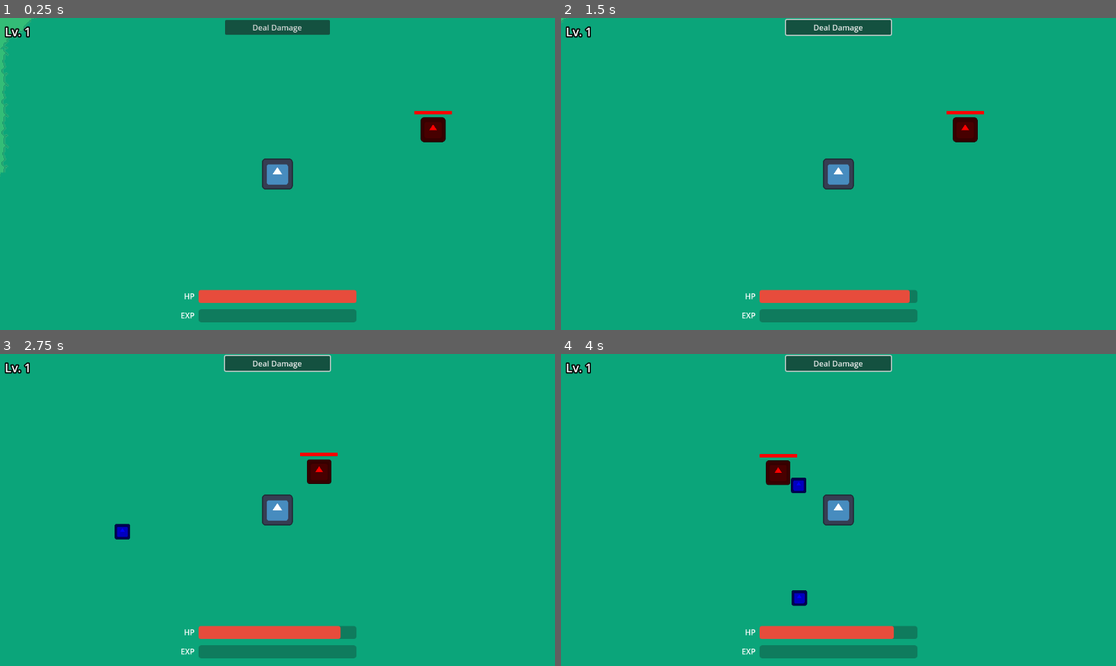
Above: before the commit, frames 1-4 (two rows, left to right).
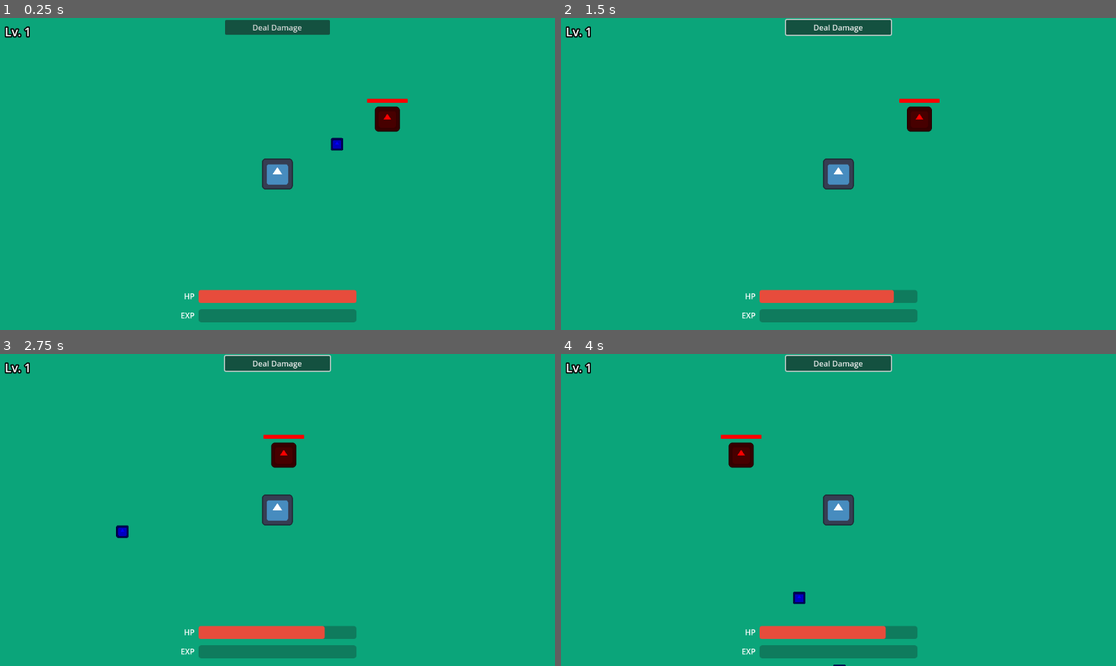
Above: after the commit, the same moments.

Repository: david8zhang/magical-researcher
Game: Godot game, scene res://scenes/Main.tscn
Two runs of this game, one before a commit and one after it. Both use one fixed random seed, a clock stepped at 60 frames per second and the inputs below. The engine's default icon, where the game draws it, is replaced by a stand-in: a white triangle on a blue panel in a dark square.
Inputs (mouse positions are in pixels of both pictures, inside the frame that each line leads up to):
- Up to frame 1 (0.25 s): no input
- Up to frame 2 (1.5 s): click "Deal Damage" at 0.5 s; move the mouse to (960, 158) at 1.27 s; hold D (move_right) from 1.28 s (still down); click (960, 158) at 1.42 s
- Up to frame 3 (2.75 s): release D (move_right) at 2 s; drag from (166, 525) to (294, 488) at 2.02 s
- Up to frame 4 (4 s): move the mouse to (894, 441) at 2.77 s; hold D (move_right) 2.78-3.5 s; drag from (810, 572) to (672, 463) at 3.52 s

The runs differ from the first frame. In frame 1, 1.6% of the frame differs, in the area x 0-82%, y 0-51%; in frame 2, 1.0%; in frame 3, 1.1%; in frame 4, 1.2%.

Commit message:
fix forest tileset, fix some sizing issues

Diff:
--- a/prefabs/Player.tscn
+++ b/prefabs/Player.tscn
@@ -4,7 +4,7 @@
 [ext_resource type="Script" path="res://scripts/Player.gd" id="1_oyscp"]
 
 [sub_resource type="RectangleShape2D" id="RectangleShape2D_ctlwm"]
-size = Vector2(64, 64)
+size = Vector2(32, 32)
 
 [sub_resource type="StyleBoxFlat" id="StyleBoxFlat_cpirc"]
 bg_color = Color(0.905882, 0.298039, 0.235294, 1)
@@ -25,7 +25,7 @@
 script = ExtResource("1_oyscp")
 
 [node name="Sprite2D" type="Sprite2D" parent="."]
-scale = Vector2(0.5, 0.5)
+scale = Vector2(0.25, 0.25)
 texture = ExtResource("1_lsuk0")
 
 [node name="CollisionShape2D" type="CollisionShape2D" parent="."]
--- a/prefabs/enemies/BasicEnemy.tscn
+++ b/prefabs/enemies/BasicEnemy.tscn
@@ -5,7 +5,7 @@
 [ext_resource type="PackedScene" uid="uid://bvhyeul1hncre" path="res://prefabs/enemies/BasicEnemyAI.tscn" id="2_e4t6s"]
 
 [sub_resource type="RectangleShape2D" id="RectangleShape2D_s3gvr"]
-size = Vector2(52, 52)
+size = Vector2(26, 26)
 
 [sub_resource type="StyleBoxFlat" id="StyleBoxFlat_fay81"]
 bg_color = Color(1, 0, 0, 1)
@@ -18,22 +18,22 @@
 script = ExtResource("1_dablm")
 
 [node name="BasicEnemyAI" parent="." node_paths=PackedStringArray("blackboard", "actor") instance=ExtResource("2_e4t6s")]
-blackboard = NodePath("@Node@20029")
+blackboard = NodePath("@Node@96989")
 actor = NodePath("..")
 
 [node name="Sprite2D" type="Sprite2D" parent="."]
 self_modulate = Color(1, 0, 0, 1)
-scale = Vector2(0.4, 0.4)
+scale = Vector2(0.2, 0.2)
 texture = ExtResource("1_ck1wg")
 
 [node name="CollisionShape2D" type="CollisionShape2D" parent="."]
 shape = SubResource("RectangleShape2D_s3gvr")
 
 [node name="ProgressBar" type="ProgressBar" parent="."]
-offset_left = -39.0
-offset_top = -39.0
-offset_right = 39.0
-offset_bottom = -32.0
+offset_left = -21.0
+offset_top = -21.0
+offset_right = 21.0
+offset_bottom = -17.0
 theme_override_styles/fill = SubResource("StyleBoxFlat_fay81")
 max_value = 20.0
 step = 1.0
--- a/prefabs/spells/BasicSpellProjectile.tscn
+++ b/prefabs/spells/BasicSpellProjectile.tscn
@@ -4,7 +4,7 @@
 [ext_resource type="Script" path="res://scripts/BasicSpellProjectile.gd" id="1_kmpqu"]
 
 [sub_resource type="RectangleShape2D" id="RectangleShape2D_0g5kt"]
-size = Vector2(32, 32)
+size = Vector2(12, 12)
 
 [node name="BasicSpellProjectile" type="RigidBody2D"]
 collision_layer = 0
@@ -21,7 +21,7 @@
 
 [node name="Sprite2D" type="Sprite2D" parent="Detector"]
 self_modulate = Color(0, 0, 1, 1)
-scale = Vector2(0.25, 0.25)
+scale = Vector2(0.1, 0.1)
 texture = ExtResource("1_b3uvf")
 
 [node name="CollisionShape2D" type="CollisionShape2D" parent="Detector"]
--- a/scenes/Main.tscn
+++ b/scenes/Main.tscn
@@ -8,7 +8,7 @@
 [ext_resource type="Script" path="res://scripts/ProcGenMap.gd" id="4_34inj"]
 [ext_resource type="PackedScene" uid="uid://8ci0q8sn5c17" path="res://prefabs/enemies/BasicEnemy.tscn" id="5_a6b1e"]
 
-[sub_resource type="TileSetAtlasSource" id="TileSetAtlasSource_kslaa"]
+[sub_resource type="TileSetAtlasSource" id="TileSetAtlasSource_0xgob"]
 texture = ExtResource("3_8bm7q")
 texture_region_size = Vector2i(32, 32)
 0:0/0 = 0
@@ -24,6 +24,8 @@
 10:0/0 = 0
 11:0/0 = 0
 12:0/0 = 0
+13:0/0 = 0
+14:0/0 = 0
 0:1/0 = 0
 1:1/0 = 0
 2:1/0 = 0
@@ -37,26 +39,23 @@
 10:1/0 = 0
 11:1/0 = 0
 12:1/0 = 0
+13:1/0 = 0
+14:1/0 = 0
 0:2/0 = 0
 1:2/0 = 0
 2:2/0 = 0
 3:2/0 = 0
 4:2/0 = 0
-5:2/0 = 0
-6:2/0 = 0
-7:2/0 = 0
-8:2/0 = 0
 
 [sub_resource type="TileSet" id="TileSet_iyu7n"]
 tile_size = Vector2i(32, 32)
-sources/0 = SubResource("TileSetAtlasSource_kslaa")
+sources/0 = SubResource("TileSetAtlasSource_0xgob")
 
 [node name="Main" type="Node2D"]
 script = ExtResource("1_56j8m")
 
 [node name="TileMap" type="TileMap" parent="."]
 position = Vector2(1, 1)
-scale = Vector2(2, 2)
 tile_set = SubResource("TileSet_iyu7n")
 format = 2
 script = ExtResource("4_34inj")
@@ -68,6 +67,7 @@
 slide_on_ceiling = false
 
 [node name="Camera2D" type="Camera2D" parent="Player"]
+zoom = Vector2(2, 2)
 
 [node name="CanvasLayer" type="CanvasLayer" parent="."]
 
@@ -78,4 +78,4 @@
 grow_horizontal = 2
 
 [node name="BasicEnemy" parent="." instance=ExtResource("5_a6b1e")]
-position = Vector2(899, 232)
+position = Vector2(690, 267)
--- a/scripts/BasicSpell.gd
+++ b/scripts/BasicSpell.gd
@@ -2,7 +2,7 @@
 extends DamageSpell
 
 @export var projectile: PackedScene
-var projectile_speed = 500
+var projectile_speed = 250
 var spell_power = 5
 var did_cast = false
 
--- a/scripts/Player.gd
+++ b/scripts/Player.gd
@@ -11,7 +11,7 @@
 var attack = 5
 var defense = 5
 var max_hp = 100
-var speed = 300
+var speed = 150
 
 var exp_points = 0
 var curr_level = 1
@@ -60,14 +60,10 @@
 	var levels_gained = 0
 	var total_after_gain = expbar.value + exp_value
 	var required_for_next_level = expbar.max_value
-	print(expbar.max_value)
 	while total_after_gain >= required_for_next_level:
 		total_after_gain -= required_for_next_level
 		levels_gained += 1
 		required_for_next_level = 100 * 2 ** (curr_level + levels_gained)
-	print(total_after_gain)
-	print(curr_level)
-	print(levels_gained)
 	expbar.value = total_after_gain
 	curr_level += levels_gained
 	if levels_gained > 0:
--- a/scripts/ProcGenMap.gd
+++ b/scripts/ProcGenMap.gd
@@ -5,8 +5,8 @@
 var moisture = FastNoiseLite.new()
 
 # chunk width and height in tiles
-var chunk_width = 48
-var chunk_height = 48
+var chunk_width = 32
+var chunk_height = 32
 
 @onready var game = get_node("/root/Main") as Game
 
@@ -24,8 +24,8 @@
 var DARK_GRASS_SOUTH_CORNER = Vector2i(10, 0)
 var DARK_GRASS_WEST_CORNER = Vector2i(11, 0)
 var DARK_GRASS_EAST_CORNER = Vector2i(12, 0)
-var DARK_GRASS_TUNNEL = Vector2i(6, 2)
-var DARK_GRASS_PATCH = Vector2i(8, 2)
+var DARK_GRASS_TUNNEL = Vector2i(13, 0)
+var DARK_GRASS_PATCH = Vector2i(14, 0)
 
 var DIRT_NORTH_EDGE = Vector2i(1, 1)
 var DIRT_WEST_EDGE = Vector2i(2, 1)
@@ -39,8 +39,8 @@
 var DIRT_SOUTH_CORNER = Vector2i(10, 1)
 var DIRT_WEST_CORNER = Vector2i(11, 1)
 var DIRT_EAST_CORNER = Vector2i(12, 1)
-var DIRT_TUNNEL = Vector2i(5, 2)
-var DIRT_PATCH = Vector2i(7, 2)
+var DIRT_TUNNEL = Vector2i(13, 1)
+var DIRT_PATCH = Vector2i(14, 1)
 
 func _ready():
 	altitude.seed = randi()
--- a/scripts/enemies/Enemy.gd
+++ b/scripts/enemies/Enemy.gd
@@ -17,7 +17,7 @@
 var attack = 5
 var defense = 5
 var max_hp = 100
-var speed = 250
+var speed = 125
 var exp_reward = 100
 
 @onready var game = get_node("/root/Main") as Game
Binary file changed: assets/forest-tileset.png
